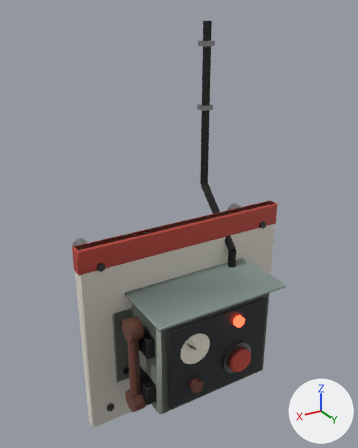
What one commit did to the glTF model assets/models/props/field_set.glb.
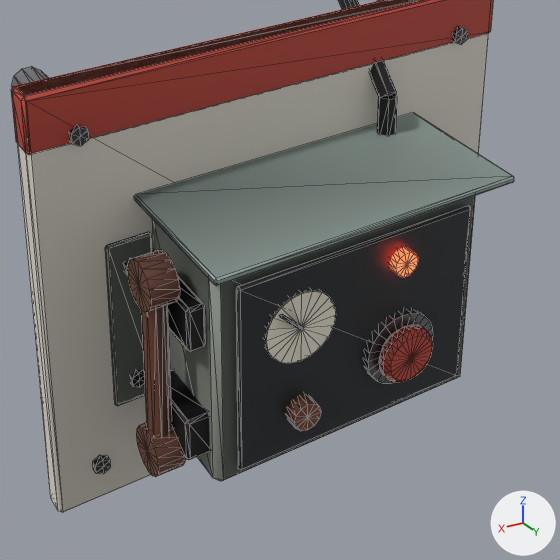
There are two pictures of each version: one whole from a 50 mm camera at (0.582, 0.856, 0.751) aimed at (0.022, -0.078, 0.284), one close up on the part from 19% to 85% of the width and 47% to 100% of the height. Lighting does not change. The marker at lower right points along +X, +Y and +Z. The first two pictures are the older version. The close-ups show mesh edges as thin lines. Vertices at exactly the same position are counted once.

Objects in the first close-up: 'static'.
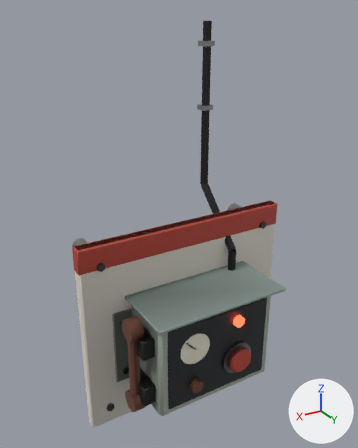
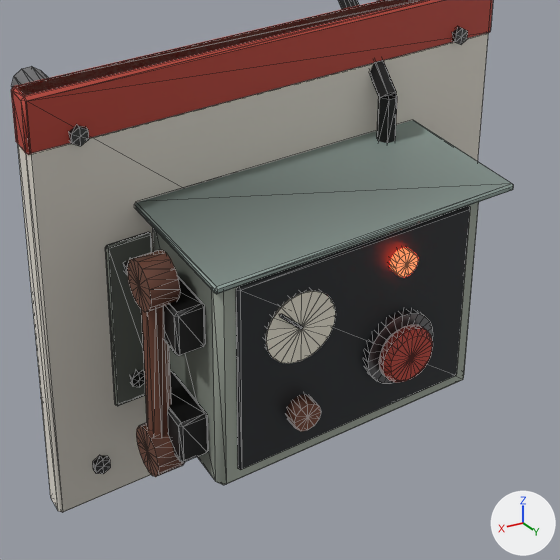
Commit message: Field set: its face's pieces sit on its face (KNOWN_RED: model_pieces_touch_what_holds_them)

Pixel boxes (x1, y1, x2, y2) of what changed, in the close-ups (560 x 560 px; the box of a moved part takes in the faces that stretch with it):
part 1 of me_static, moved or reshaped: before (134, 113, 514, 286); after (135, 120, 514, 294)
part 2 of me_static, moved or reshaped: before (170, 370, 210, 460); after (167, 371, 208, 463)
part 3 of me_static, moved or reshaped: before (152, 196, 475, 481); after (153, 202, 479, 485)
part 4 of me_static, moved or reshaped: before (168, 278, 204, 352); after (163, 278, 204, 356)
part 5 of me_static, edited (looks the same): (108, 32, 469, 477) in both
part 6 of me_static, edited (looks the same): (25, 0, 493, 477) in both
part 7 of me_static, edited (looks the same): (178, 207, 470, 428) in both
part 8 of me_static, recoloured: before (135, 113, 512, 464); after (135, 120, 512, 464)

Diff of the bpy script that builds the scene:
```diff
--- a/assets/models/props/field_set.glb.py
+++ b/assets/models/props/field_set.glb.py
@@ me_static @@
 me_static.from_pydata(...)  # 826 vertices, 1520 faces; spans x -0.281..0.281, y -0.2..0.1, z -0.22..0.73
 # used by ob_static; location = (0.0, 0.0, 0.0)
+# me_static part 1: the loose piece of 24 vertices spanning x -0.175..0.175, y -0.073..0.097, z 0.138..0.146 is moved by (0.0, 0.0, -0.009)
+# me_static part 2: the loose piece of 24 vertices spanning x 0.155..0.185, y -0.03..0.05, z -0.095..-0.045 is moved by (0.006, 0.0, 0.0)
+# me_static part 3: all 12 vertices in x -0.16..0.16, y 0.056..0.064, z -0.13..0.13 are moved by (0.0, 0.006, 0.0)
+# me_static part 4: 12 of the vertices in x 0.177..0.18, y -0.03..0.05, z 0.035..0.085 are moved by (0.012, 0.0, 0.0)
+# me_static part 5: 151 faces centred in x -0.236..0.203, y -0.183..0.092, z -0.134..0.524 are repainted in the vertex colours; the middle colour goes from grey #a4a4a4 to grey #afafaf
+# me_static part 6: 164 faces centred in x -0.174..0.236, y -0.182..0.098, z -0.128..0.597 are repainted in the vertex colours; the middle colour goes from white #eeeeee to white #f9f9f9
+# me_static part 7: 143 faces centred in x -0.138..0.184, y -0.056..0.092, z -0.12..0.13 are repainted in the vertex colours; the middle colour goes from white #ffffff to grey #a3a3a3
+# me_static part 8: 106 faces centred in x -0.209..0.236, y -0.191..0.072, z -0.175..0.524 are repainted in the vertex colours; the middle colour goes from light grey #d5d5d5 to light grey #d7d7d7
 me_static.materials.append(mat_pale)
```
